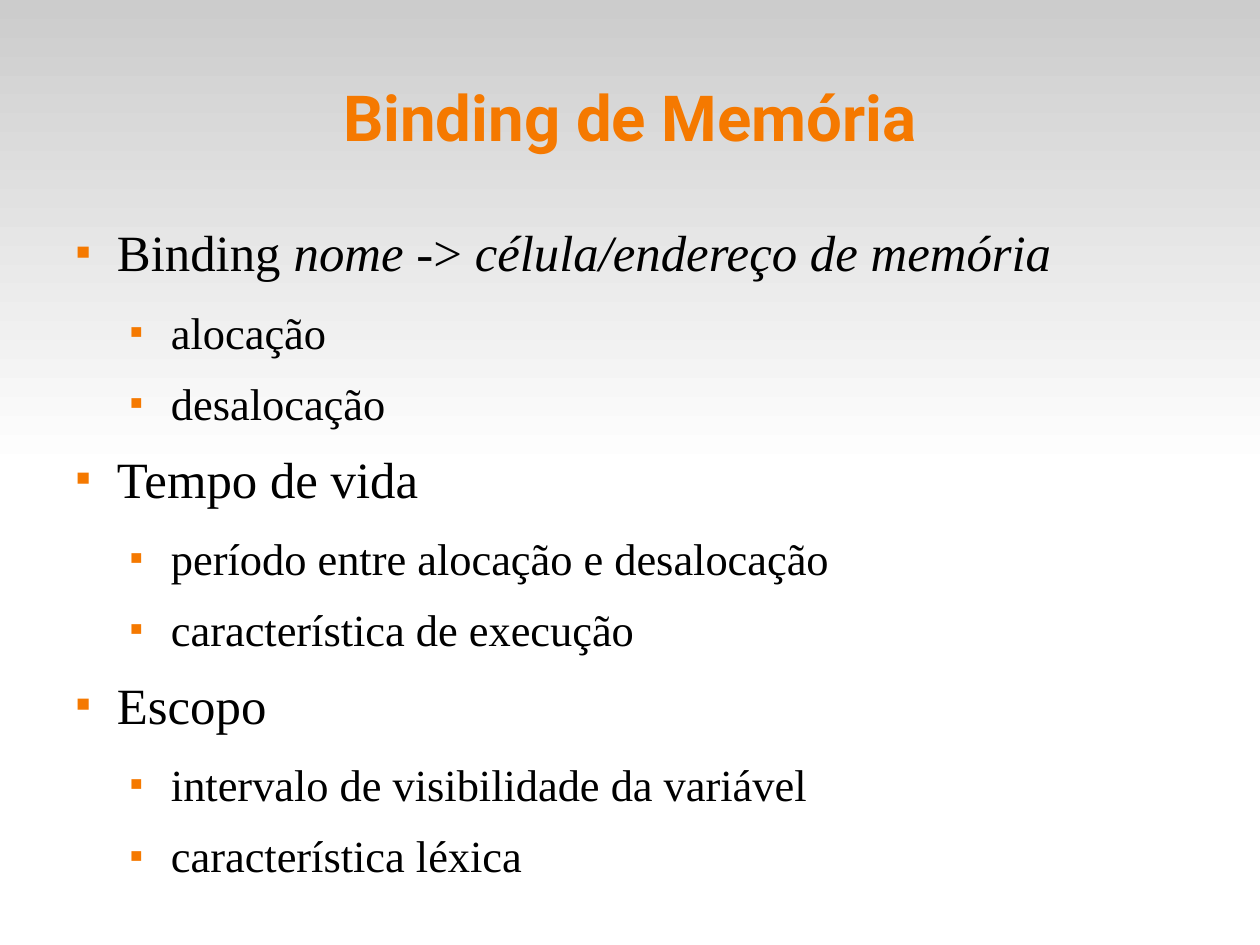
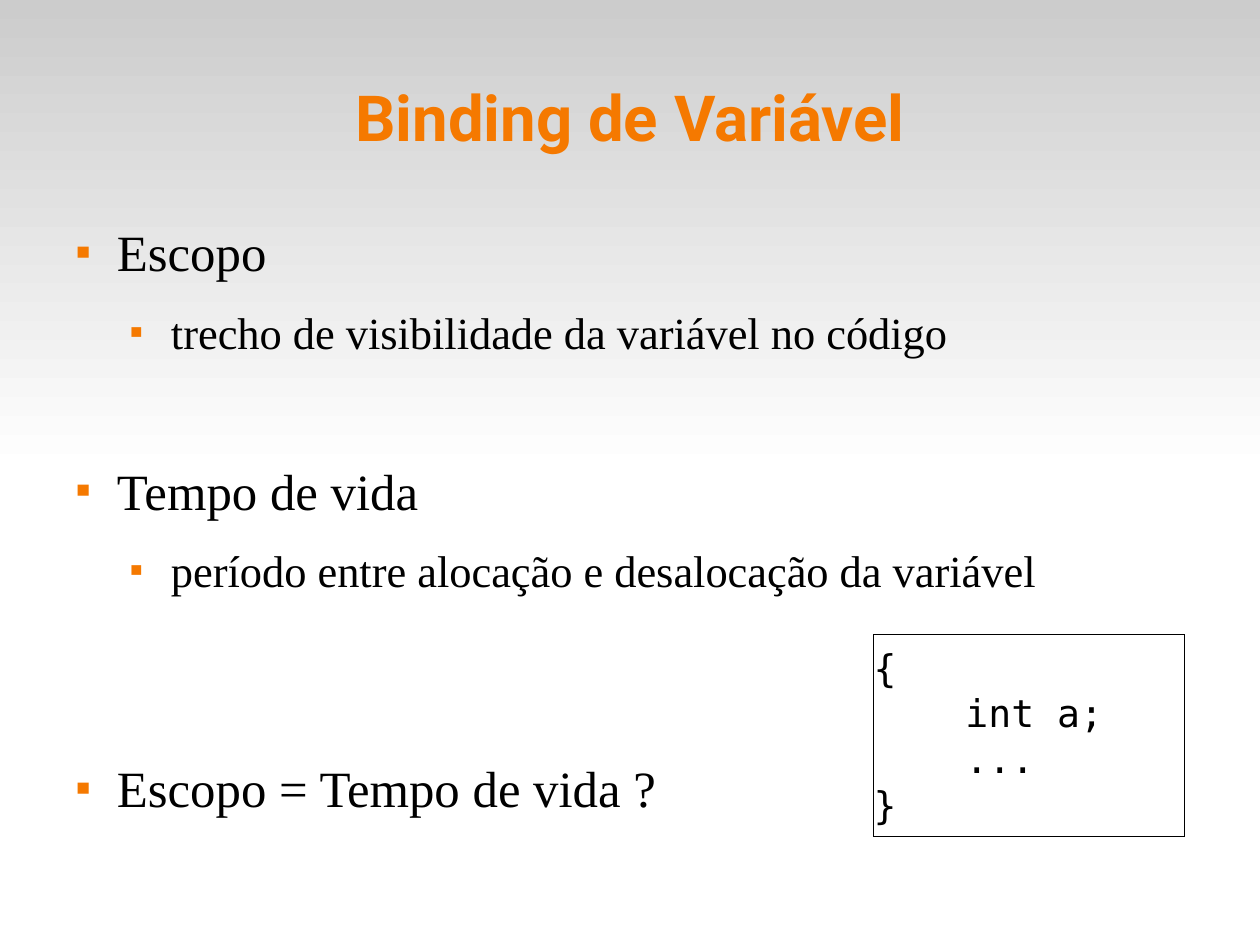
Before and after one commit to fsantanna-uerj/EDL, a slide deck: slide 4 of slides/edl-03-life.odp (slide 6 before the commit). Drawn at 1260x945 pixels with LibreOffice and Linux fonts; fonts in the diff are those of the drawing. Boxes give left, top, right and bottom in pixels: in the first picture for what was removed or moved away, otherwise in the second. Text is boxed around its words. In the diff, an @@ line names an element or a change of style, - is before the commit and + after.

```diff
--- a/slides/edl-03-life.odp
+++ b/slides/edl-03-life.odp
@@ title at (x1=355, y1=93, x2=904, y2=154): text changed @@
-Binding de Memória
+Binding de Variável
@@ text at (x1=117, y1=237, x2=947, y2=357): text changed; size 32 to 28 pt @@
-■ Binding nome -> célula/endereço de memória
-  ■ alocação
-  ■ desalocação
+■ Escopo
+  ■ trecho de visibilidade da variável no código
@@ text at (x1=117, y1=556, x2=1036, y2=818): text changed @@
-  ■ período entre alocação e desalocação
-  ■ característica de execução
-■ Escopo
-  ■ intervalo de visibilidade da variável
-  ■ característica léxica
+  ■ período entre alocação e desalocação da variável
+■ Escopo = Tempo de vida ?
@@ rectangle added at (x1=874, y1=635, x2=1185, y2=838), fill #FFFFFF, outline #000000 0 pt, 24 pt, text #000000 @@
+{
+int a;
+...
+}
```
Also in this commit, not shown: 12 other slides changed, 7 slides added, 2 slides removed, 3 other files.
